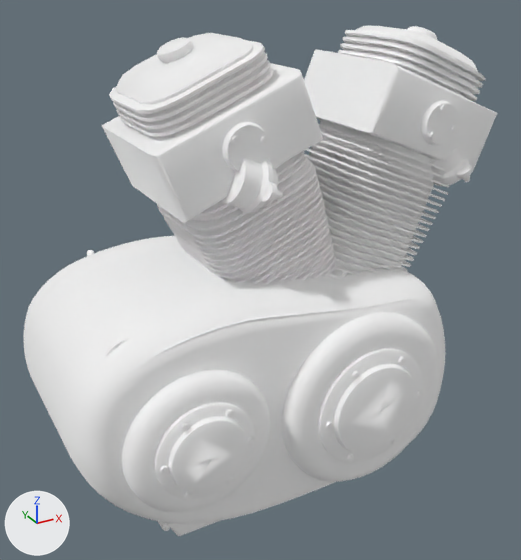
The glTF model Data/BikesV2/kits/lodestar_chopper__b_engine_finned_gold.glb: old version first, new version second.
Before and after are seen from a 50 mm camera at (0.348, -0.734, 0.855) aimed at (0.751, 0.0, 0.488). The axes (+X, +Y, +Z) are drawn at lower left. The lights are the same throughout. The older version comes first. Vertices at exactly the same position are counted once.

Objects in the first picture: 'lodestar_chopper__b_engine_finned_gold'.
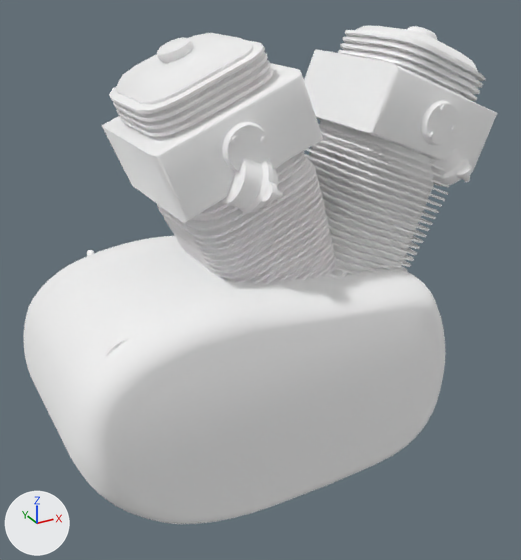
Location of each change, [x1, y1, x2, y2] in pixels of the pictures (521 x 560 px):
'lodestar_chopper__b_engine_finned_gold', reshaped
    before: [24, 25, 497, 536]
    after: [24, 25, 497, 524]
part 1 of me_mesh_0, deleted
    before: [122, 299, 438, 536]

The change in detail:
me_mesh_0 is used by ob_lodestar_chopper__b_engine_finned_gold; location (0.0, 0.0, 0.0).
me_mesh_0 had 10480 vertices, 20256 faces and spanned x 0.469..1.043, y -0.175..0.18, z 0.215..0.784.
me_mesh_0 now has 6927 vertices, 13402 faces and spans x 0.469..1.043, y -0.14..0.146, z 0.235..0.784.
me_mesh_0 part 1: 63 loose pieces with 3553 vertices, spanning x 0.493..0.941, y -0.175..0.18, z 0.215..0.513, are deleted.
me_mesh_0 no longer uses material mat_s151 (white #ffffff).
